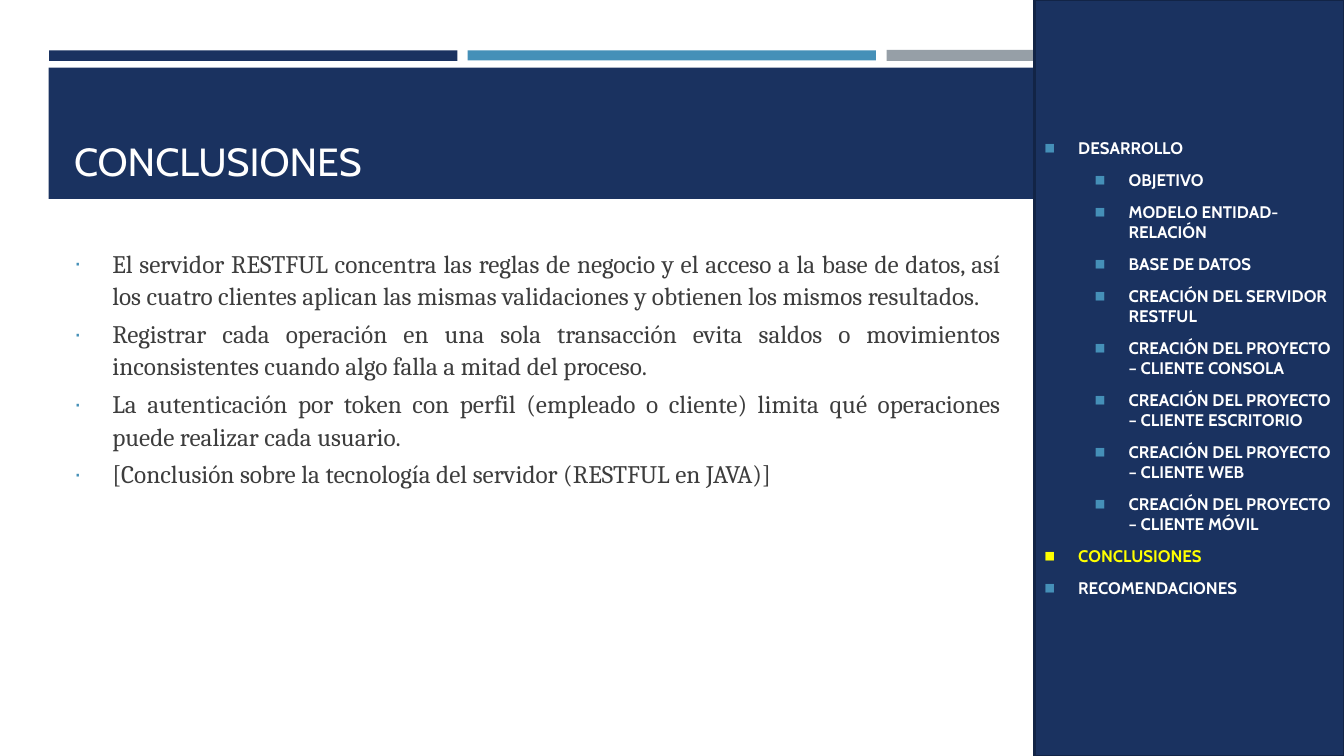
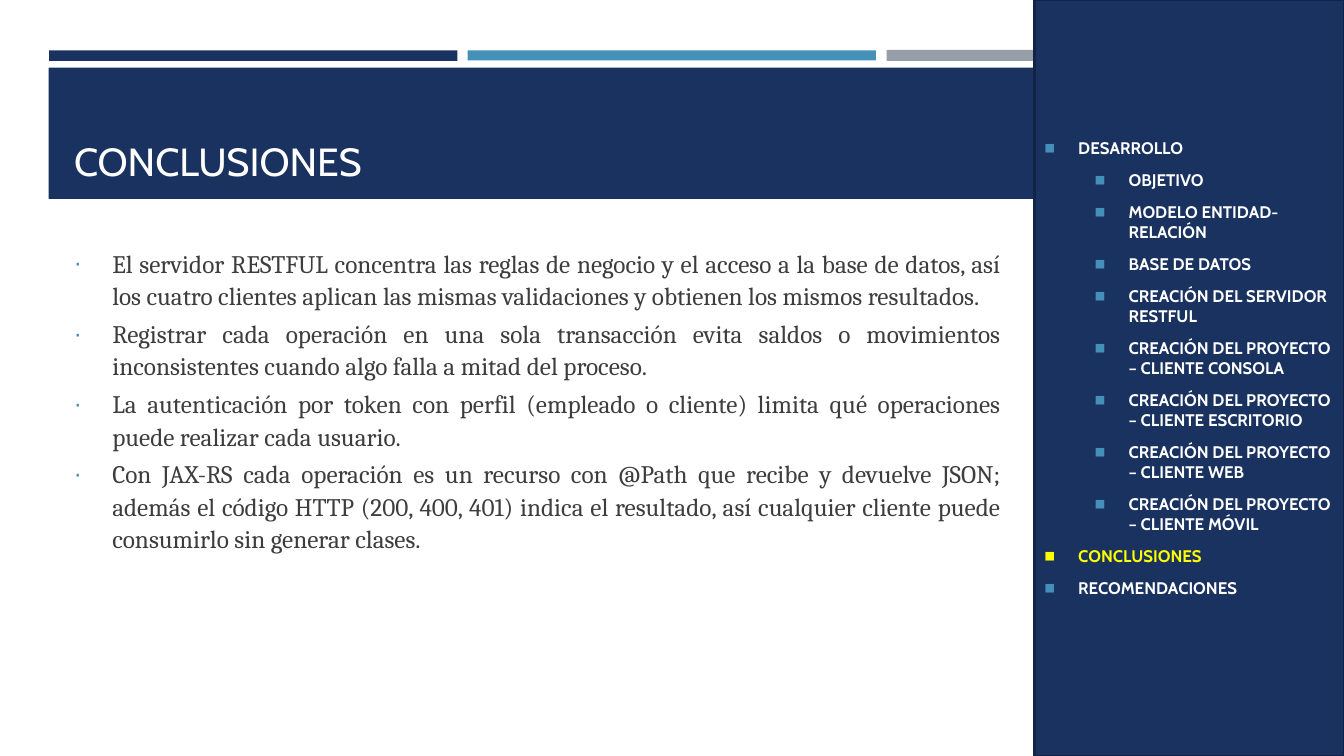
Before and after one commit to IMarcusDev/TI.1.3.-PAO202651_RESTFUL_JAVA_CONBDD_NRC36883_GR04, a slide deck: slide 33 of 05. DOCUMENTACION/PRESENTACION TI.1.3. RESTFUL con BDD en JAVA GR4.pptx (slide 29 before the commit). Drawn at 1344x756 pixels with LibreOffice and Linux fonts; fonts in the diff are those of the drawing. Boxes give left, top, right and bottom in pixels: in the first picture for what was removed or moved away, otherwise in the second. Text is boxed around its words. In the diff, an @@ line names an element or a change of style, - is before the commit and + after.

```diff
--- a/05. DOCUMENTACION/PRESENTACION TI.1.3. RESTFUL con BDD en JAVA GR4.pptx
+++ b/05. DOCUMENTACION/PRESENTACION TI.1.3. RESTFUL con BDD en JAVA GR4.pptx
@@ text at box(112, 465, 1000, 554): text changed @@
-∙ [Conclusión sobre la tecnología del servidor (RESTFUL en JAVA)]
+∙ Con JAX-RS cada operación es un recurso con @Path que recibe y devuelve JSON; además el código HTTP (200, 400, 401) indica el resultado, así cualquier cliente puede consumirlo sin generar clases.
```
Also in this commit, not shown: 19 other slides changed, 4 slides added.
